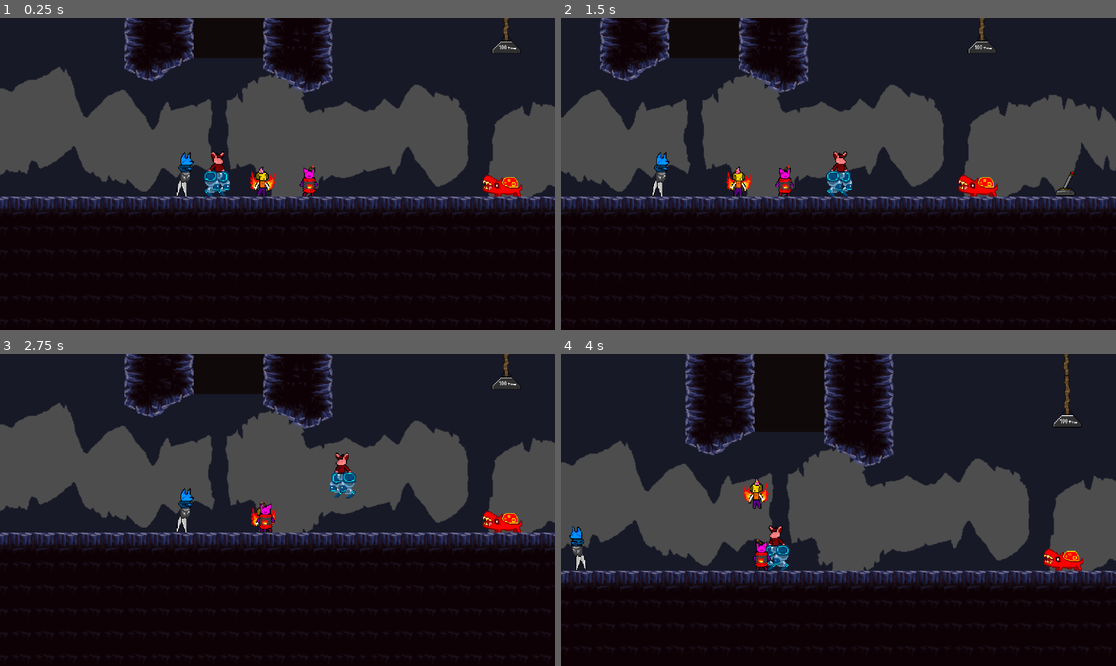
Above: before the commit, frames 1-4 (two rows, left to right).
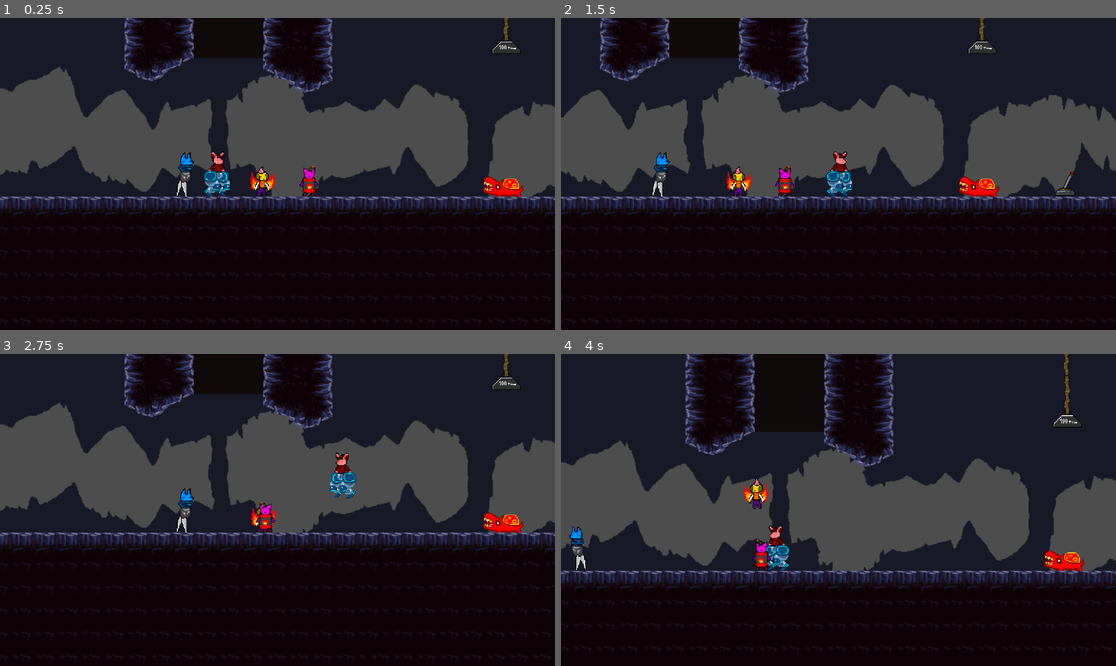
Above: after the commit, the same moments.

Repository: GSF417/partys-revival-game
Game: Godot game, scene res://levels/level2.tscn
The game is run twice, just before and just after one commit, with the same random seed, the same clock (stepped at 60 frames per second) and the same inputs. The project has no main scene, so this scene is started directly.
Inputs:
- Up to frame 1 (0.25 s): no input
- Up to frame 2 (1.5 s): tap Enter at 0.5 s; hold D (MoveRight) from 0.53 s (still down); tap Z (ExecuteAction) at 0.6 s; tap W (MoveUp) at 0.77 s; tap 1 (SwitchFirst) at 1.35 s
- Up to frame 3 (2.75 s): tap W (MoveUp) at 1.52 s; release D (MoveRight) at 2.03 s; hold A (MoveLeft) from 2.03 s (still down); hold 4 (SwitchFourth) from 2.03 s (still down)
- Up to frame 4 (4 s): keep holding A (MoveLeft); release 4 (SwitchFourth) at 2.78 s; tap 2 (SwitchSecond) at 2.85 s; tap W (MoveUp) at 3.02, 3.77 s; hold 3 (SwitchThird) from 3.53 s (still down)

The runs differ from the first frame. In frame 1, 0.3% of the frame differs, in the area x 86-95%, y 50-58%; in frame 2, 0.3%, in the area x 71-79%, y 50-58%; in frame 3, 0.3%; in frame 4, 0.3%.

Commit message:
Fixed biter animations

Diff:
--- a/scenes/enemies/biter.tscn
+++ b/scenes/enemies/biter.tscn
@@ -7,70 +7,19 @@
 [ext_resource type="PackedScene" uid="uid://b1fyjsi227yrw" path="res://scenes/components/hitbox_component.tscn" id="5_ibg28"]
 [ext_resource type="PackedScene" uid="uid://4v6hqfvsop8b" path="res://scenes/components/health_component.tscn" id="5_pirpu"]
 
-[sub_resource type="AtlasTexture" id="AtlasTexture_4r4ss"]
-atlas = ExtResource("1_hr3eq")
-region = Rect2(192, 320, 64, 64)
-
-[sub_resource type="AtlasTexture" id="AtlasTexture_xcla6"]
-atlas = ExtResource("1_hr3eq")
-region = Rect2(0, 320, 64, 64)
-
-[sub_resource type="AtlasTexture" id="AtlasTexture_w00nv"]
-atlas = ExtResource("1_hr3eq")
-region = Rect2(64, 320, 64, 64)
-
-[sub_resource type="AtlasTexture" id="AtlasTexture_gkud3"]
-atlas = ExtResource("1_hr3eq")
-region = Rect2(128, 320, 64, 64)
-
-[sub_resource type="SpriteFrames" id="SpriteFrames_40bqu"]
-animations = [{
-"frames": [{
-"duration": 1.0,
-"texture": SubResource("AtlasTexture_4r4ss")
-}],
-"loop": true,
-"name": &"dying",
-"speed": 5.0
-}, {
-"frames": [{
-"duration": 1.0,
-"texture": SubResource("AtlasTexture_xcla6")
-}],
-"loop": true,
-"name": &"idle",
-"speed": 5.0
-}, {
-"frames": [{
-"duration": 1.0,
-"texture": SubResource("AtlasTexture_w00nv")
-}, {
-"duration": 1.0,
-"texture": SubResource("AtlasTexture_gkud3")
-}],
-"loop": true,
-"name": &"moving",
-"speed": 5.0
-}, {
-"frames": [],
-"loop": true,
-"name": &"new_animation",
-"speed": 5.0
-}]
-
 [sub_resource type="Animation" id="Animation_ol6ov"]
 length = 0.001
 tracks/0/type = "value"
 tracks/0/imported = false
 tracks/0/enabled = true
-tracks/0/path = NodePath("AnimatedSprite2D:animation")
+tracks/0/path = NodePath("Sprite2D:frame")
 tracks/0/interp = 1
 tracks/0/loop_wrap = true
 tracks/0/keys = {
 "times": PackedFloat32Array(0),
 "transitions": PackedFloat32Array(1),
 "update": 1,
-"values": [&"idle"]
+"values": [100]
 }
 
 [sub_resource type="Animation" id="Animation_8isty"]
@@ -78,14 +27,14 @@
 tracks/0/type = "value"
 tracks/0/imported = false
 tracks/0/enabled = true
-tracks/0/path = NodePath("AnimatedSprite2D:animation")
+tracks/0/path = NodePath("Sprite2D:frame")
 tracks/0/interp = 1
 tracks/0/loop_wrap = true
 tracks/0/keys = {
 "times": PackedFloat32Array(0),
 "transitions": PackedFloat32Array(1),
 "update": 1,
-"values": [&"dying"]
+"values": [103]
 }
 
 [sub_resource type="Animation" id="Animation_teai2"]
@@ -93,29 +42,30 @@
 tracks/0/type = "value"
 tracks/0/imported = false
 tracks/0/enabled = true
-tracks/0/path = NodePath("AnimatedSprite2D:animation")
+tracks/0/path = NodePath("Sprite2D:frame")
 tracks/0/interp = 1
 tracks/0/loop_wrap = true
 tracks/0/keys = {
 "times": PackedFloat32Array(0),
 "transitions": PackedFloat32Array(1),
 "update": 1,
-"values": [&"idle"]
+"values": [100]
 }
 
 [sub_resource type="Animation" id="Animation_8c134"]
 resource_name = "moving"
+length = 0.5
 tracks/0/type = "value"
 tracks/0/imported = false
 tracks/0/enabled = true
-tracks/0/path = NodePath("AnimatedSprite2D:animation")
+tracks/0/path = NodePath("Sprite2D:frame")
 tracks/0/interp = 1
 tracks/0/loop_wrap = true
 tracks/0/keys = {
-"times": PackedFloat32Array(0),
-"transitions": PackedFloat32Array(1),
+"times": PackedFloat32Array(0, 0.25),
+"transitions": PackedFloat32Array(1, 1),
 "update": 1,
-"values": [&"moving"]
+"values": [101, 102]
 }
 
 [sub_resource type="AnimationLibrary" id="AnimationLibrary_c5xig"]
@@ -178,11 +128,13 @@
 [node name="Biter" type="CharacterBody2D"]
 script = ExtResource("1_kjijd")
 
-[node name="AnimatedSprite2D" type="AnimatedSprite2D" parent="."]
+[node name="Sprite2D" type="Sprite2D" parent="."]
 texture_filter = 1
-position = Vector2(1, -19)
-sprite_frames = SubResource("SpriteFrames_40bqu")
-animation = &"idle"
+position = Vector2(0, -17)
+texture = ExtResource("1_hr3eq")
+hframes = 20
+vframes = 20
+frame = 100
 
 [node name="AnimationPlayer" type="AnimationPlayer" parent="."]
 libraries = {
--- a/scenes/enemies/reaper.tscn
+++ b/scenes/enemies/reaper.tscn
@@ -6,6 +6,9 @@
 [ext_resource type="PackedScene" uid="uid://2y10hrtu4pu6" path="res://scenes/components/hurtbox_component.tscn" id="3_mfp8l"]
 [ext_resource type="PackedScene" uid="uid://4v6hqfvsop8b" path="res://scenes/components/health_component.tscn" id="4_hw4q0"]
 [ext_resource type="PackedScene" uid="uid://bh3uhsd7vk6cg" path="res://scenes/components/detection_range_component.tscn" id="5_abh16"]
+
+[sub_resource type="RectangleShape2D" id="RectangleShape2D_88fpi"]
+size = Vector2(26, 27)
 
 [sub_resource type="CircleShape2D" id="CircleShape2D_u6yy2"]
 radius = 63.0079
@@ -225,15 +228,20 @@
 
 [sub_resource type="AnimationNodeStateMachineTransition" id="AnimationNodeStateMachineTransition_2ow66"]
 advance_mode = 2
+advance_expression = "detected_hero"
+
+[sub_resource type="AnimationNodeStateMachineTransition" id="AnimationNodeStateMachineTransition_3gu8s"]
+advance_mode = 2
+advance_expression = "!detected_hero"
 
 [sub_resource type="AnimationNodeStateMachine" id="AnimationNodeStateMachine_4jhto"]
 states/hero_detected/node = SubResource("AnimationNodeAnimation_kx72o")
 states/hero_detected/position = Vector2(501, 86)
 states/idle/node = SubResource("AnimationNodeAnimation_17kqv")
 states/idle/position = Vector2(344, 86)
-transitions = ["Start", "idle", SubResource("AnimationNodeStateMachineTransition_5851o"), "idle", "hero_detected", SubResource("AnimationNodeStateMachineTransition_2ow66")]
-
-[node name="Reaper" type="Node2D"]
+transitions = ["Start", "idle", SubResource("AnimationNodeStateMachineTransition_5851o"), "idle", "hero_detected", SubResource("AnimationNodeStateMachineTransition_2ow66"), "hero_detected", "idle", SubResource("AnimationNodeStateMachineTransition_3gu8s")]
+
+[node name="Reaper" type="StaticBody2D"]
 script = ExtResource("1_76qhk")
 
 [node name="Sprite" type="CanvasGroup" parent="."]
@@ -279,6 +287,10 @@
 hframes = 20
 vframes = 20
 frame = 124
+
+[node name="CollisionShape2D" type="CollisionShape2D" parent="."]
+position = Vector2(1, 0.5)
+shape = SubResource("RectangleShape2D_88fpi")
 
 [node name="HitboxComponent" parent="." instance=ExtResource("2_g22qr")]
 position = Vector2(1, 0)
@@ -313,4 +325,5 @@
 
 [node name="AnimationTree" type="AnimationTree" parent="."]
 tree_root = SubResource("AnimationNodeStateMachine_4jhto")
+advance_expression_base_node = NodePath("..")
 anim_player = NodePath("../AnimationPlayer")
--- a/scenes/heroes/hero_bakudan.tscn
+++ b/scenes/heroes/hero_bakudan.tscn
@@ -15,8 +15,8 @@
 size = Vector2(2, 2)
 
 [sub_resource type="CapsuleShape2D" id="CapsuleShape2D_8wwgh"]
-radius = 9.0
-height = 34.0
+radius = 12.0
+height = 38.0
 
 [node name="HeroBakudan" type="CharacterBody2D" node_paths=PackedStringArray("hero_ability") groups=["Explosion"]]
 position = Vector2(0, -13)
--- a/scripts/biter_enemy.gd
+++ b/scripts/biter_enemy.gd
@@ -18,14 +18,14 @@
 @onready var hitbox_component_col = $HitboxComponent/CollisionShape2D
 @onready var detection_range = $DetectionRange
 @onready var timer = $Timer
-@onready var sprite = $AnimatedSprite2D
+@onready var sprite = $Sprite2D
 
 # Called when the node enters the scene tree for the first time.
 func _ready() -> void:
 	pass # Replace with function body.
 
 func chase(target: HeroEntity):
-	direction = position.direction_to(detection_range.lastToEnter.position)
+	direction = position.direction_to(target.position)
 	if not stays_in_place:
 		moving = true
 	if direction.x < 0:
@@ -41,16 +41,16 @@
 func _process(delta: float) -> void:
 	if detection_range == null:
 		return
-	var nearby_heroes = detection_range.nearby_heroes
+	var nearby_heroes = detection_range.heroes_count()
 	if nearby_heroes > 0 and not dead:
-		chase(detection_range.lastToEnter)
+		chase(detection_range.last_to_enter())
 	else:
 		direction.x = 0
 
 func _physics_process(delta: float) -> void:
 	sprite.flip_h = lookLeft
-	animation_tree.set("parameters/conditions/idle", !moving)
-	animation_tree.set("parameters/conditions/moving", moving)
+	animation_tree.set("parameters/conditions/idle", !moving and !jumping)
+	animation_tree.set("parameters/conditions/moving", moving or jumping)
 	animation_tree.set("parameters/conditions/dead", dead)
 	if moving:
 		velocity.x = direction.x * SPEED
--- a/scripts/detection_range.gd
+++ b/scripts/detection_range.gd
@@ -1,7 +1,7 @@
 extends Area2D
 
-var nearby_heroes = 0
-var lastToEnter : HeroEntity
+@export var interactable : bool
+var list_of_heroes = []
 
 # Called when the node enters the scene tree for the first time.
 func _ready() -> void:
@@ -12,16 +12,18 @@
 func _process(delta: float) -> void:
 	pass
 
+func heroes_count() -> int:
+	return list_of_heroes.size()
+
+func last_to_enter() -> Node2D:
+	return list_of_heroes[list_of_heroes.size() - 1]
+
 func _on_body_shape_entered(body_rid: RID, body: Node2D, body_shape_index: int, local_shape_index: int) -> void:
 	if body is HeroEntity:
-		lastToEnter = body
-		nearby_heroes = nearby_heroes + 1
+		list_of_heroes.append(body)
 		body.addInteractable(get_parent())
 
 func _on_body_shape_exited(body_rid: RID, body: Node2D, body_shape_index: int, local_shape_index: int) -> void:
 	if body is HeroEntity:
-		nearby_heroes = nearby_heroes - 1
+		list_of_heroes.erase(body)
 		body.removeInteractable(get_parent())
-	if nearby_heroes <= 0:
-		nearby_heroes = 0
-		lastToEnter = null
--- a/scripts/lever.gd
+++ b/scripts/lever.gd
@@ -15,7 +15,7 @@
 func _process(delta: float) -> void:
 	if detection_range == null:
 		return
-	var nearby_heroes = detection_range.nearby_heroes
+	var nearby_heroes = detection_range.heroes_count()
 	if nearby_heroes > 0 and not activated:
 		sprite_arrow.visible = true
 	else:
--- a/scripts/reaper_enemy.gd
+++ b/scripts/reaper_enemy.gd
@@ -1,5 +1,8 @@
 extends Node2D
 
+@onready var detection_range = $DetectionRange
+
+var detected_hero : bool = false
 
 # Called when the node enters the scene tree for the first time.
 func _ready() -> void:
@@ -8,4 +11,7 @@
 
 # Called every frame. 'delta' is the elapsed time since the previous frame.
 func _process(delta: float) -> void:
-	pass
+	if detection_range.heroes_count() > 0:
+		detected_hero = true
+	else:
+		detected_hero = false
Not shown: 1 places in scenes/enemies/biter.tscn that only renumber resources
Not shown: 1 places in scenes/enemies/reaper.tscn that only renumber resources
